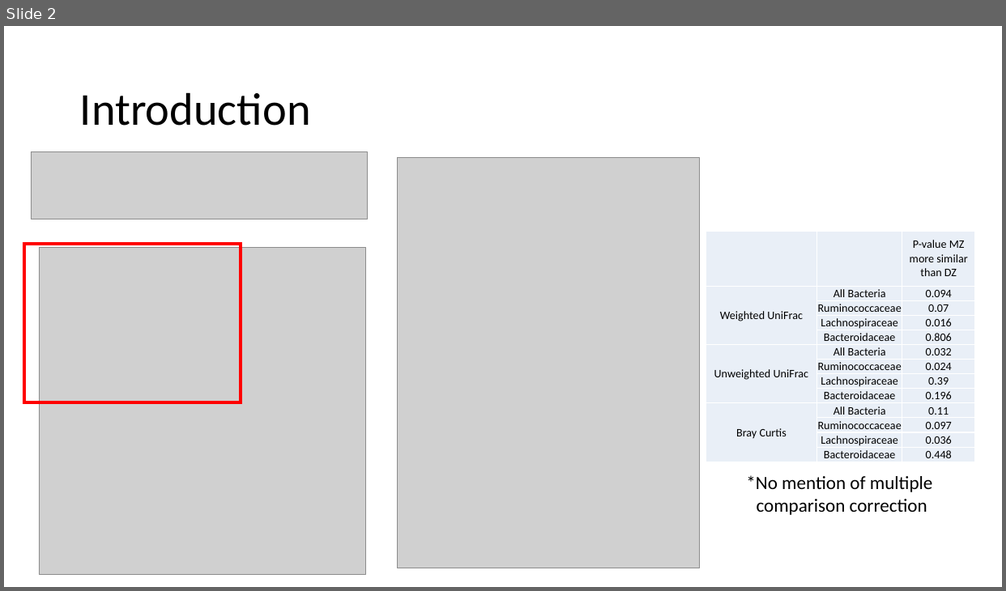
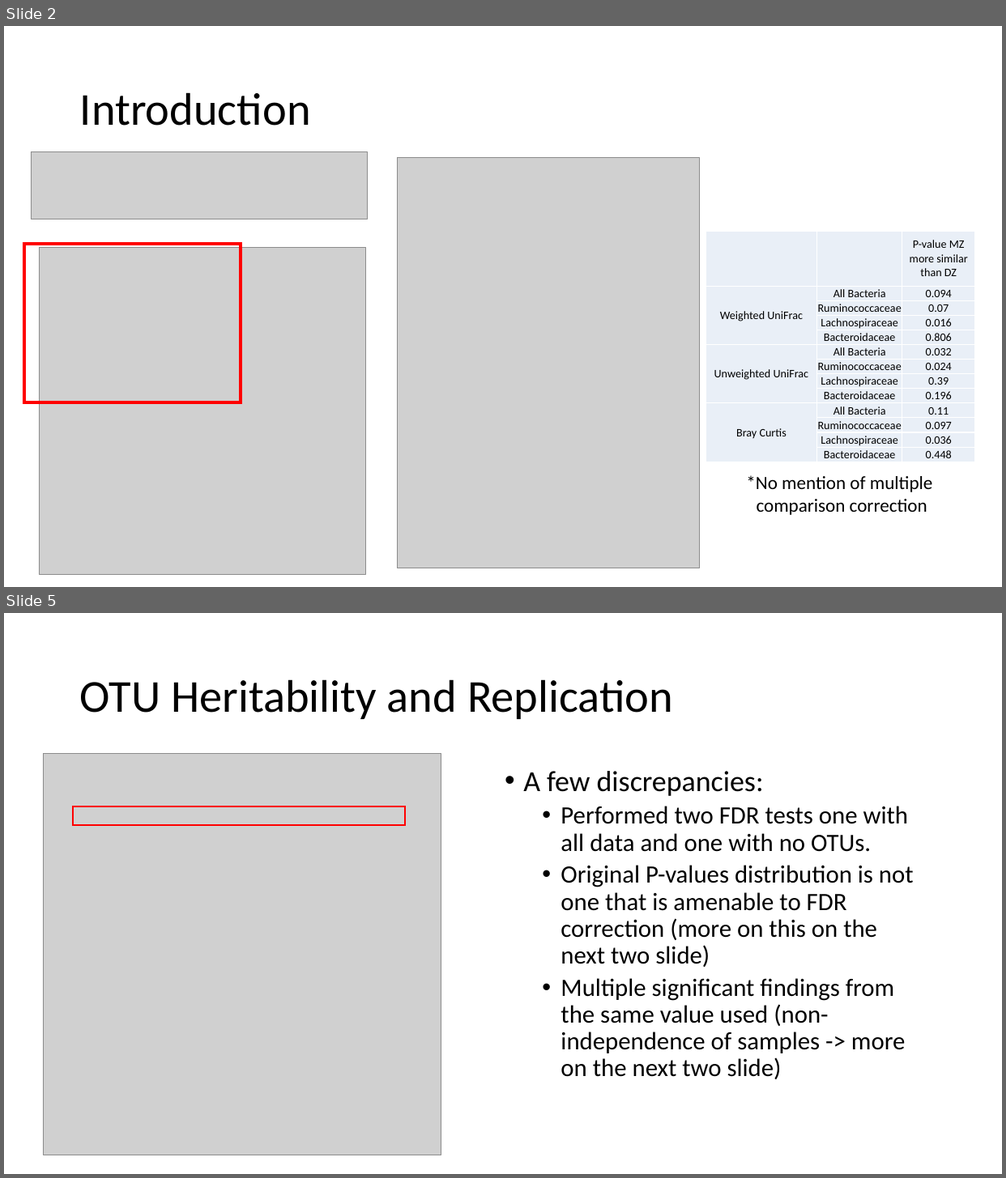
Before and after one commit to marcsze/SchlossLabPresentations, a slide deck: 2016_07_14/genetic_determinants_journal_club.pptx. Shown one above the other, each under a label of ours: slide 2 before the commit, slides 2 and 5 after it; the slides between them are not shown. The pictures are 1006x591 and 1006x1178 pixels, drawn with LibreOffice and Linux fonts; fonts in the diff are those of the drawing; grey boxes stand for pictures. Boxes give left, top, right and bottom in pixels: in the first picture for what was removed or moved away, otherwise in the second. Text is boxed around its words. In the diff, an @@ line names an element or a change of style, - is before the commit and + after.

```diff
--- a/2016_07_14/genetic_determinants_journal_club.pptx
+++ b/2016_07_14/genetic_determinants_journal_club.pptx
@@ slide 5 added at [4,613,1002,1174], background #FFFFFF @@
@@ title added at [80,679,673,719], 44 pt, text #000000 @@
+OTU Heritability and Replication
@@ picture added at [43,754,441,1155] @@
@@ text added at [523,771,914,1080], 24 pt, text #000000 @@
+• A few discrepancies:
+  • Performed two FDR tests one with all data and one with no OTUs.
+  • Original P-values distribution is not one that is amenable to FDR correction (more on this on the next two slide)
+  • Multiple significant findings from the same value used (non-independence of samples -> more on the next two slide)
@@ rectangle added at [73,807,405,825], outline #FF0000 1.5 pt @@
```
Also in this commit, not shown: 1 slide changed, 5 other slides added, 2 other files.
